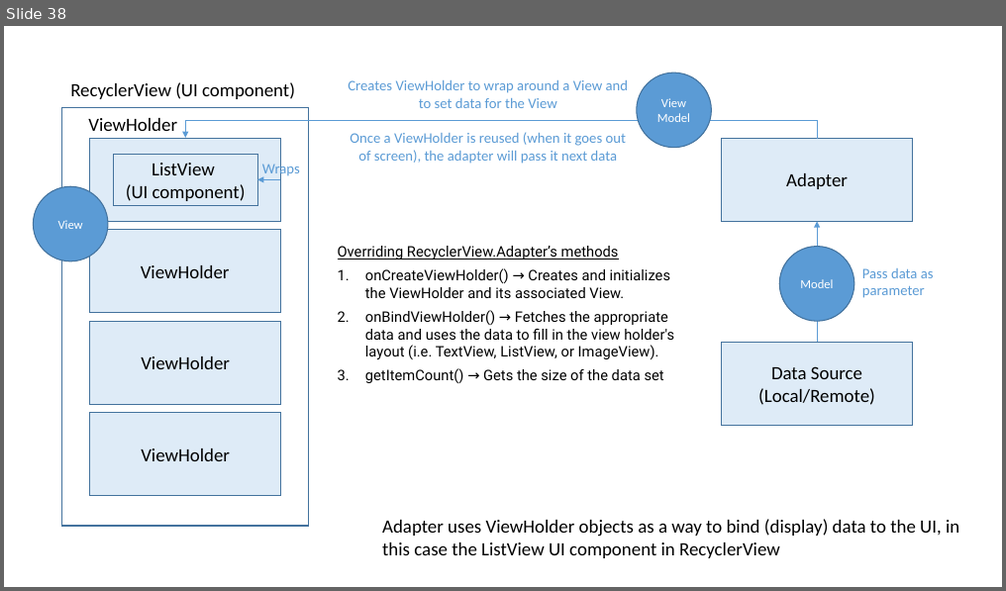
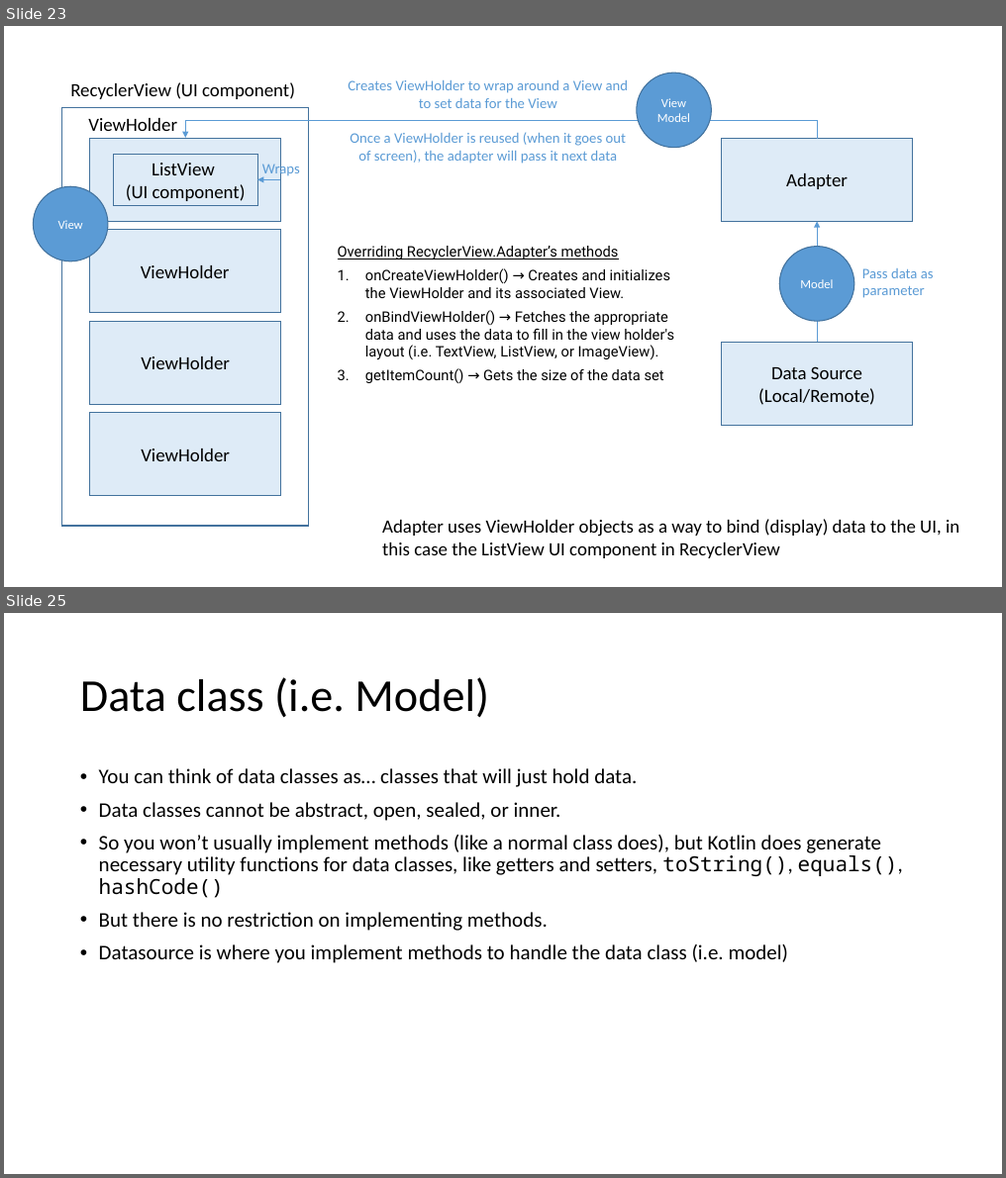
Before and after one commit to joellecorliss/Associate-Android-Developer, a slide deck: Android Basics in Kotlin.pptx. Shown one above the other, each under a label of ours: slide 38 before the commit, slides 23 and 25 after it; the slides between them are not shown. The pictures are 1006x591 and 1006x1178 pixels, drawn with LibreOffice and Linux fonts; fonts in the diff are those of the drawing. Boxes give left, top, right and bottom in pixels: in the first picture for what was removed or moved away, otherwise in the second. Text is boxed around its words. In the diff, an @@ line names an element or a change of style, - is before the commit and + after.

```diff
--- a/Android Basics in Kotlin.pptx
+++ b/Android Basics in Kotlin.pptx
@@ slide 25 added at (x1=4, y1=613, x2=1002, y2=1174), background #FFFFFF @@
@@ title added at (x1=80, y1=677, x2=489, y2=718), 44 pt, text #000000 @@
+Data class (i.e. Model)
@@ text added at (x1=99, y1=768, x2=903, y2=963), 20 pt, text #000000 @@
+• You can think of data classes as… classes that will just hold data.
+• Data classes cannot be abstract, open, sealed, or inner.
+• So you won’t usually implement methods (like a normal class does), but Kotlin does generate necessary utility functions for data classes, like getters and setters, toString(), equals(), hashCode()
+• But there is no restriction on implementing methods.
+• Datasource is where you implement methods to handle the data class (i.e. model)
@@ what was slide 38 is now slide 23 @@
```
Also in this commit, not shown: 2 slides changed, 6 other slides added, 1 slide removed.
